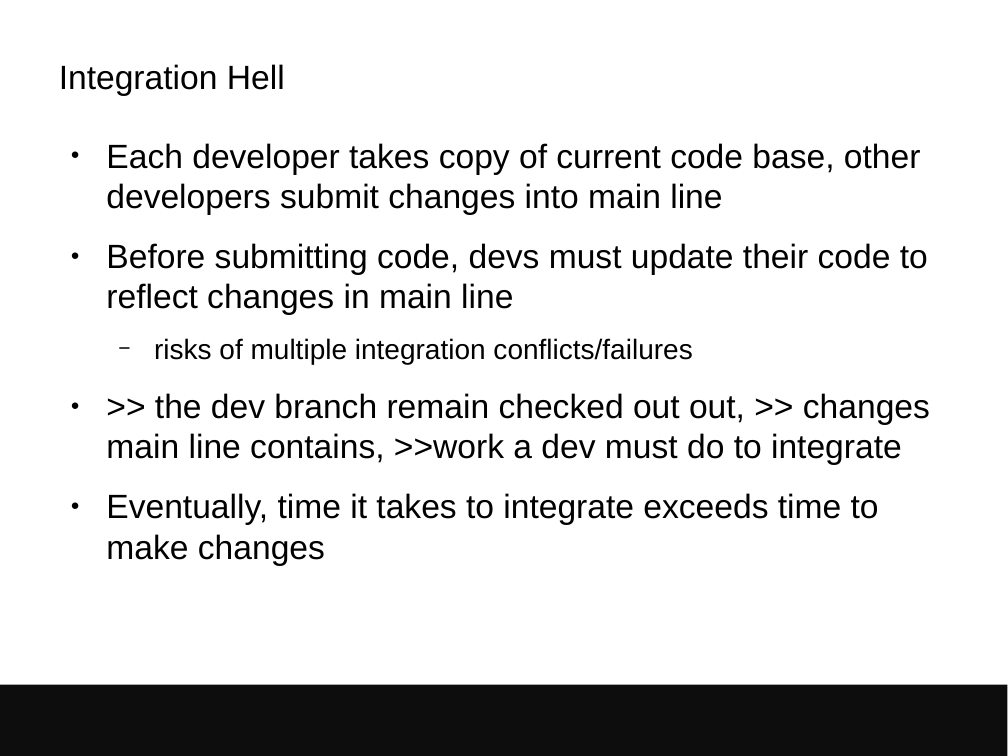
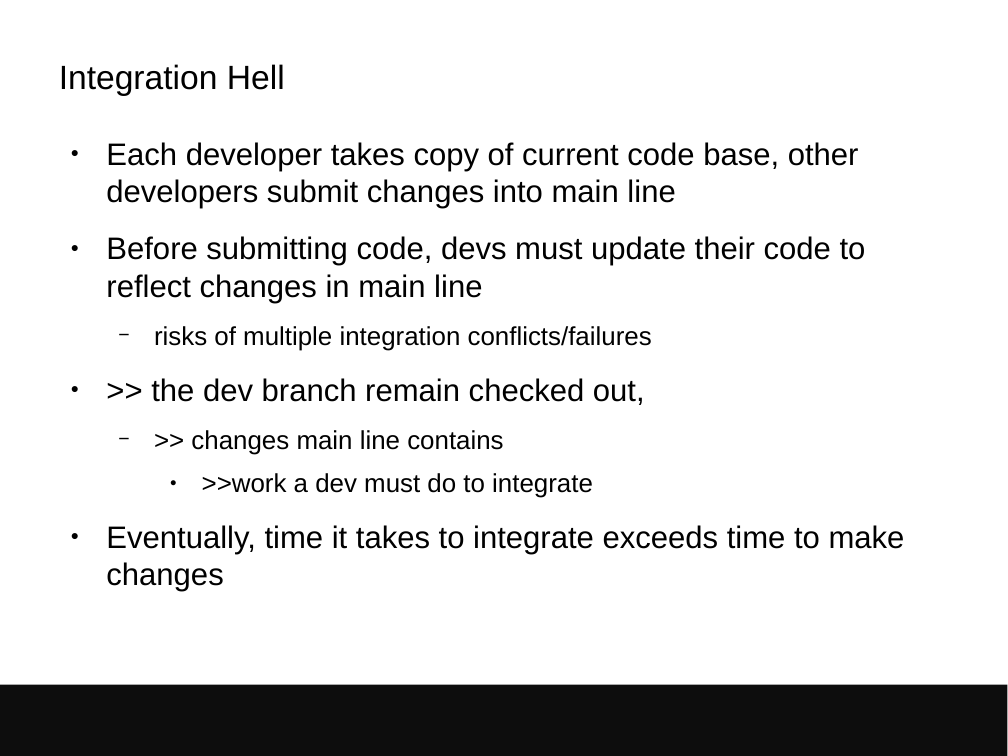
Before and after one commit to avullo/presentations, a slide deck: slide 14 of 2017/data-review-12-17/talk.odp. Drawn at 1008x756 pixels with LibreOffice and Linux fonts; fonts in the diff are those of the drawing; background and template pictures are left out. Boxes give left, top, right and bottom in pixels: in the first picture for what was removed or moved away, otherwise in the second. Text is boxed around its words. In the diff, an @@ line names an element or a change of style, - is before the commit and + after.

Commit message:
More into CI in Ensembl, started dependent build section.

```diff
--- a/2017/data-review-12-17/talk.odp
+++ b/2017/data-review-12-17/talk.odp
@@ text at (106,142,905,592): size 24 to 22.2 pt in "Each developer takes copy of current code ...", "Before submitting code, devs must update their ...", "Eventually, time it takes to integrate exceeds ..."; size 20 to 18.5 pt in "risks of multiple integration conflicts/failures" @@
@@ text at (151,378,645,498): text changed; size 24 to 18.5 pt @@
-● >> the dev branch remain checked out out, >> changes main line contains, >>work a dev must do to integrate
+● >> the dev branch remain checked out,
+  − >> changes main line contains
+    ● >>work a dev must do to integrate
```
Also in this commit, not shown: 2 other slides changed, 10 slides added.
